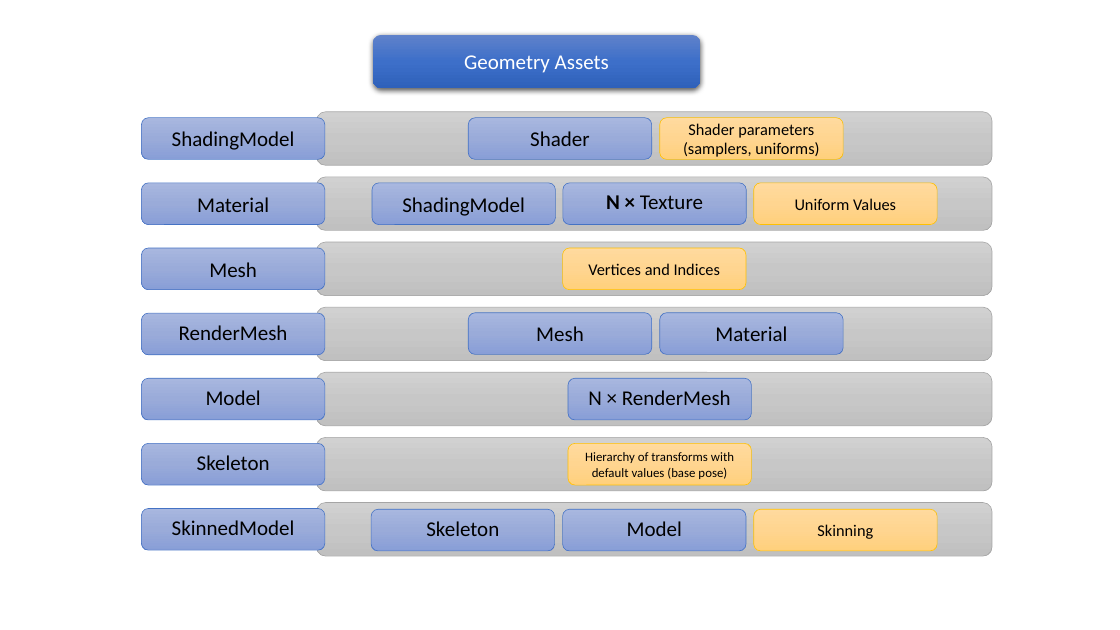
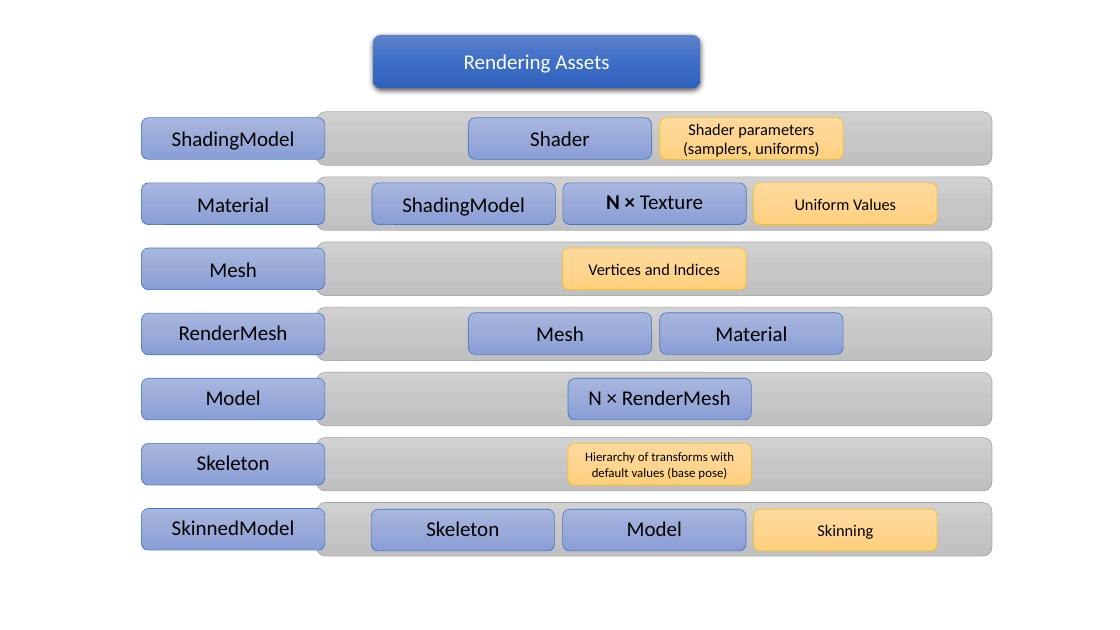
Before and after one commit to pawel-kaleta/FoolsEngine, a slide deck: slide 3 of Documentation/Asset Pipeline.pptx. Drawn at 1120x630 pixels with LibreOffice and Linux fonts; fonts in the diff are those of the drawing. Boxes give left, top, right and bottom in pixels: in the first picture for what was removed or moved away, otherwise in the second. Text is boxed around its words. In the diff, an @@ line names an element or a change of style, - is before the commit and + after.

```diff
--- a/Documentation/Asset Pipeline.pptx
+++ b/Documentation/Asset Pipeline.pptx
@@ text in rounded rectangle at <box>464,54,609,73</box>: text changed @@
-Geometry Assets
+Rendering Assets
```
Also in this commit, not shown: 3 other slides changed, 1 slide added, 18 other files.
